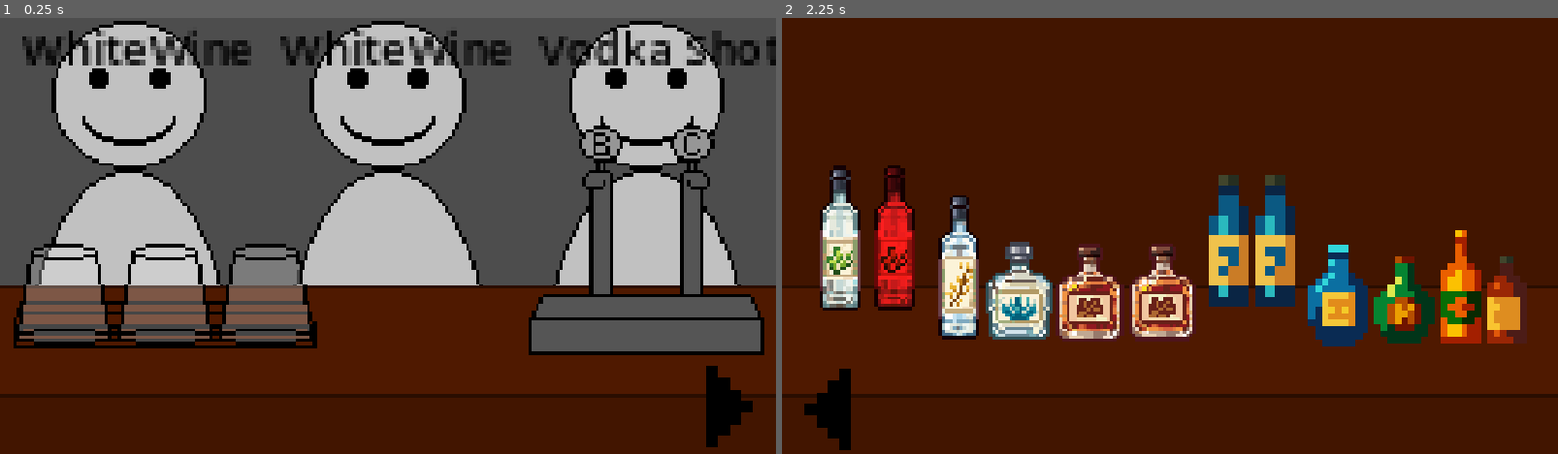
Above: before the commit, frames 1-2 (left to right).
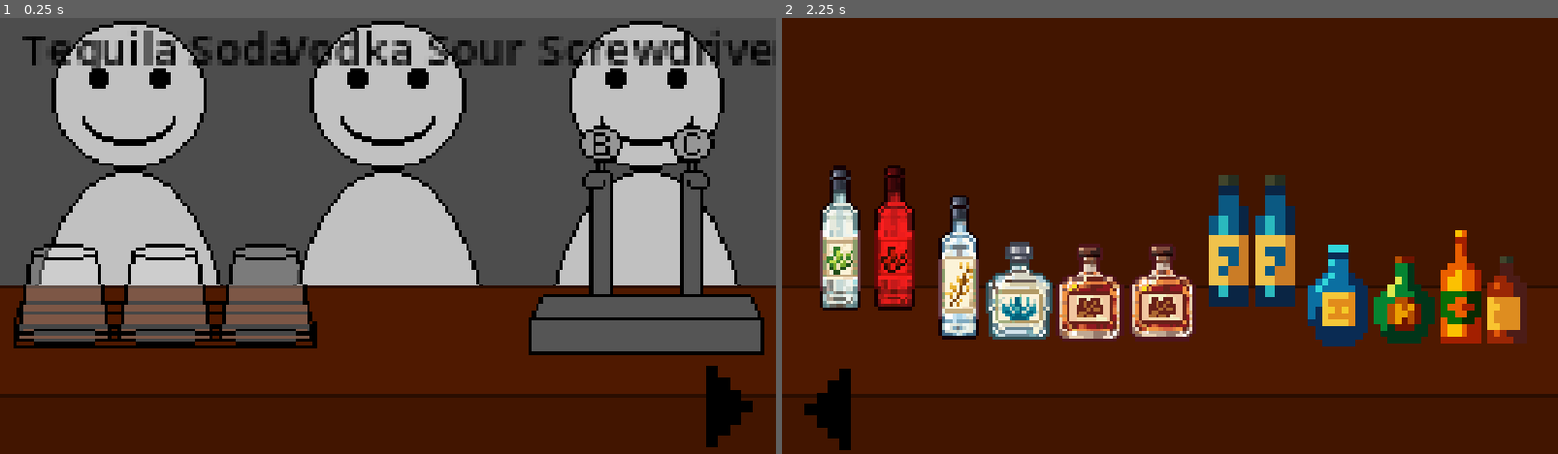
Above: after the commit, the same moments.

Repository: MJw0lf/ShiftGameJam
Game: Godot game, scene res://Scenes/test_scene.tscn
Two runs of this game, one before a commit and one after it. Both use one fixed random seed, a clock stepped at 60 frames per second and the inputs below. The project has no main scene, so this scene is started directly.
Inputs (mouse positions are in pixels of both pictures, inside the frame that each line leads up to):
- Up to frame 1 (0.25 s): no input
- Up to frame 2 (2.25 s): click (1511, 406) at 0.5 s; click (828, 410) at 1.25 s; click (1511, 406) at 2 s

The runs differ from the first frame. In frame 1, 3.8% of the frame differs, in the area x 2-100%, y 2-13%; in frame 2, nothing differs.

Commit message:
Added all the different drinks you can make

Diff:
--- a/Scripts/drink_list.gd
+++ b/Scripts/drink_list.gd
@@ -4,12 +4,43 @@
 	"Empty" : [],
 	"Beer" : ["Beer"],
 	"Cider" : ["Cider"],
-	"RedWine" : ["RedWine"],
-	"WhiteWine" : ["WhiteWine"],
+	"Red Wine" : ["RedWine"],
+	"White Wine" : ["WhiteWine"],
 	"Vodka Shot" : ["Vodka"],
 	"Tequila Shot" : ["Tequila"],
 	"Gin" : ["Gin"],
-	"Rum" : ["Rum"]
+	"Rum" : ["Rum"],
+	"Rum & Coke" : ["Rum", "Cola"],
+	"Cuba Libre" : ["Rum", "Cola", "LimeJuice"],
+	"Vodka Soda" : ["Vodka", "SodaWater"],
+	"Gin & Tonic" : ["Gin", "TonicWater"],
+	"Vodka Tonic" : ["Vodka", "TonicWater"],
+	"Tequila Soda" : ["Tequila", "SodaWater"],
+	"Tequila & Coke" : ["Tequila", "Cola"],
+	"Screwdriver" : ["Vodka", "OrangeJuice"],
+	"Tequila Sunrise" : ["Tequila", "OrangeJuice"],
+	"Rum Orange" : ["Rum", "OrangeJuice"],
+	"Gin Orange" : ["Gin", "OrangeJuice"],
+	"Gimlet" : ["Gin", "LimeJuice"],
+	"Vodka Gimlet" : ["Vodka", "LimeJuice"],
+	"Daiquiri" : ["Rum", "LimeJuice"],
+	"Tequila Lime Shot" : ["Tequila", "LimeJuice"],
+	"Gin Rickey" : ["Gin", "LimeJuice", "SodaWater"],
+	"Vodka Rickey" : ["Vodka", "LimeJuice", "SodaWater"],
+	"Rum Rickey" : ["Rum", "LimeJuice", "SodaWater"],
+	"Tequila Rickey" : ["Tequila", "LimeJuice", "SodaWater"],
+	"Tom Collins" : ["Gin", "LemonJuice", "SodaWater"],
+	"Vodka Collins" : ["Vodka", "LemonJuice", "SodaWater"],
+	"Rum Collins" : ["Rum", "LemonJuice", "SodaWater"],
+	"Tequila Collins" : ["Tequila", "LemonJuice", "SodaWater"],
+	"Gin Sour" : ["Gin", "LemonJuice"],
+	"Vodka Sour" : ["Vodka", "LemonJuice"],
+	"Rum Sour" : ["Rum", "LemonJuice"],
+	"Tequila Sour" : ["Tequila", "LemonJuice"],
+	"Gin Lemon Tonic" : ["Gin", "LemonJuice", "TonicWater"],
+	"Vodka Lemon Tonic" : ["Vodka", "LemonJuice", "TonicWater"],
+	"Citrus Punch" : ["OrangeJuice", "LemonJuice"],
+	"Citrus Soda" : ["OrangeJuice", "LemonJuice", "SodaWater"]
 }
 
 func find_drink(ingredients : Array) -> String:
--- a/Scripts/glass_controller.gd
+++ b/Scripts/glass_controller.gd
@@ -11,6 +11,7 @@
 
 func _physics_process(delta: float) -> void:
 	if Input.is_action_just_pressed("ui_accept"):
+		print_debug(ingredients)
 		print_debug(current_drink)
 
 func set_in_hand(new_pos : float) -> void:
@@ -18,7 +19,7 @@
 
 	var viewport_size = get_viewport_rect().size
 
-	position = Vector2(in_hand_pos_x, (viewport_size.y/5) * 4)
+	position = Vector2(in_hand_pos_x, viewport_size.y)
 	scale = Vector2(10, 10)
 
 func set_empty(state : bool) -> void:
